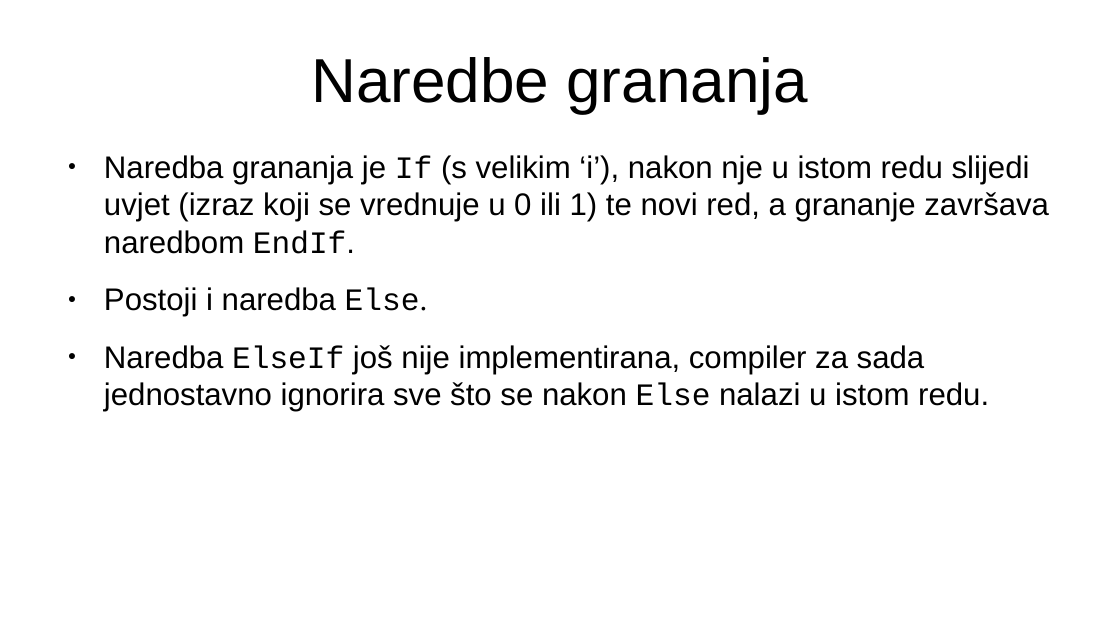
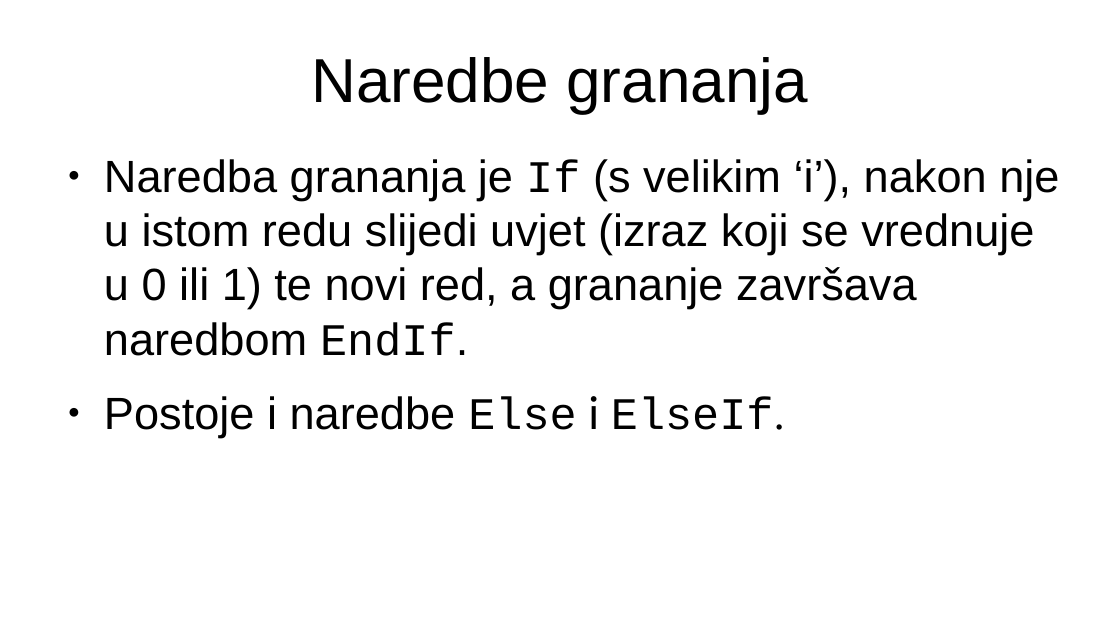
Before and after one commit to FlatAssembler/ArithmeticExpressionCompiler, a slide deck: slide 10 of seminar/Prezentacija.pptx. Drawn at 1120x630 pixels with LibreOffice and Linux fonts; fonts in the diff are those of the drawing. Boxes give left, top, right and bottom in pixels: in the first picture for what was removed or moved away, otherwise in the second. Text is boxed around its words. In the diff, an @@ line names an element or a change of style, - is before the commit and + after.

Commit message:
ElseIf, HybridSort

```diff
--- a/seminar/Prezentacija.pptx
+++ b/seminar/Prezentacija.pptx
@@ text at bbox=[104, 159, 1059, 356]: size 22.1 to 32 pt in "Naredba grananja je If (s velikim ‘i’), ..." @@
@@ text at bbox=[104, 396, 785, 437]: text changed; size 22.1 to 32 pt @@
-● Postoji i naredba Else.
-● Naredba ElseIf još nije implementirana, compiler za sada jednostavno ignorira sve što se nakon Else nalazi u istom redu.
+● Postoje i naredbe Else i ElseIf.
```
Also in this commit, not shown: 6 other files.
